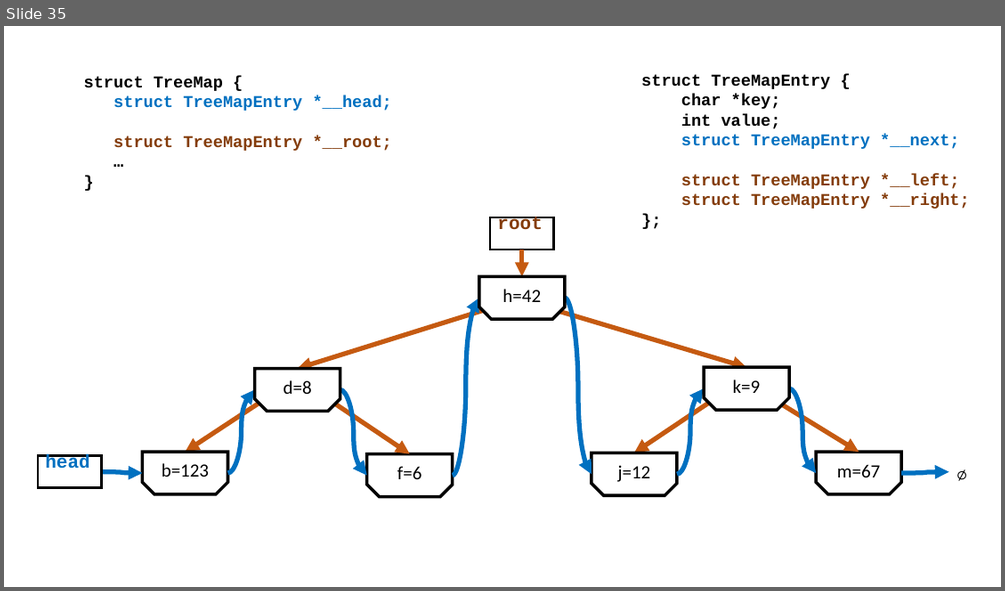
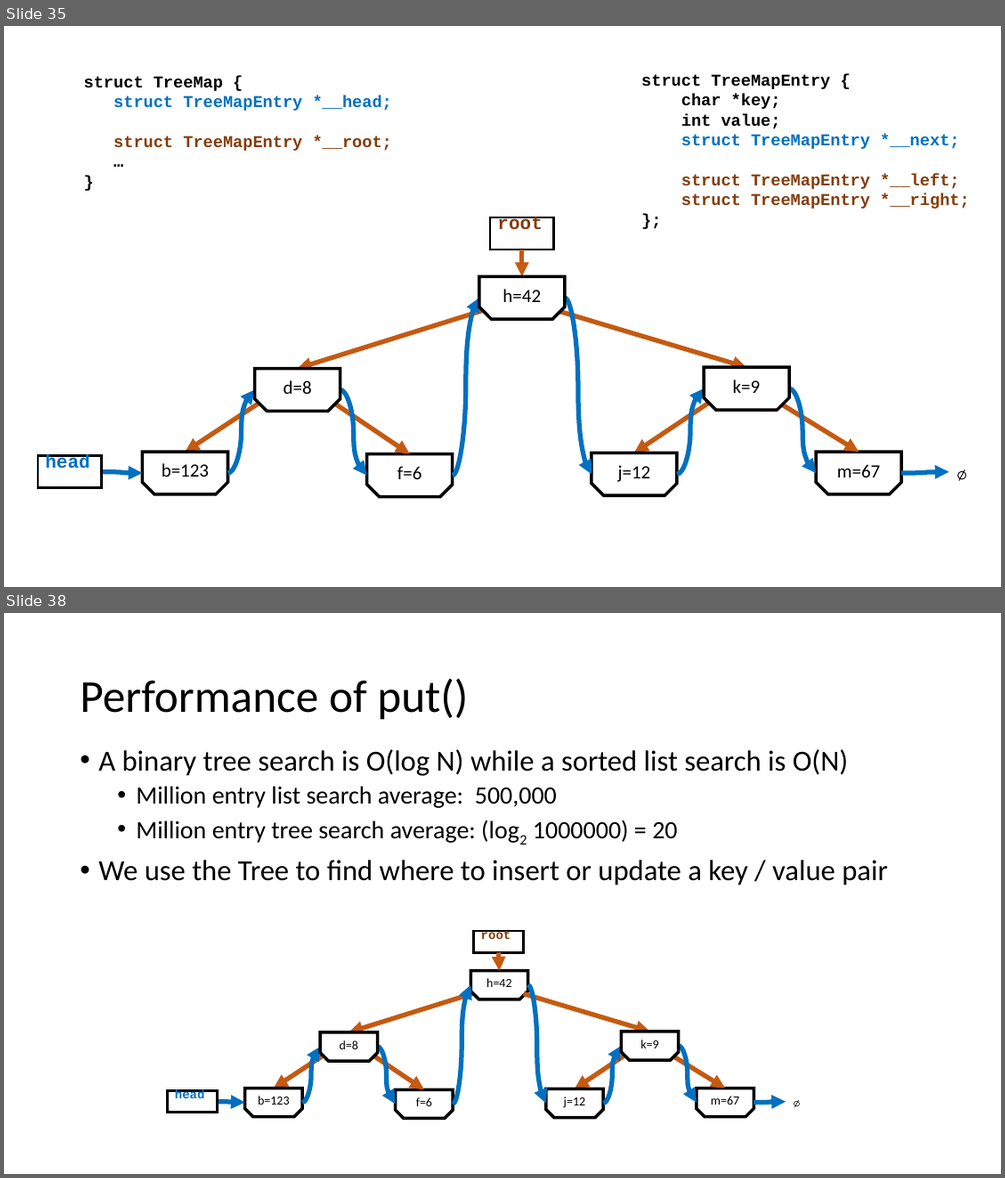
Before and after one commit to csev/cc4e, a slide deck: lectures/CC-05-Trees-Hash.pptx. Shown one above the other, each under a label of ours: slide 35 before the commit, slides 35 and 38 after it; the slides between them are not shown. The pictures are 1005x591 and 1005x1178 pixels, drawn with LibreOffice and Linux fonts; fonts in the diff are those of the drawing. Boxes give left, top, right and bottom in pixels: in the first picture for what was removed or moved away, otherwise in the second. Text is boxed around its words. In the diff, an @@ line names an element or a change of style, - is before the commit and + after.

```diff
--- a/lectures/CC-05-Trees-Hash.pptx
+++ b/lectures/CC-05-Trees-Hash.pptx
@@ slide 38 added at [4, 613, 1001, 1174], background #FFFFFF @@
@@ title added at [80, 678, 468, 720], 44 pt, text #000000 @@
+Performance of put()
@@ text added at [98, 749, 888, 885], 28 pt, text #000000 @@
+• A binary tree search is O(log N) while a sorted list search is O(N)
+  • Million entry list search average: 500,000
+  • Million entry tree search average: (log2 1000000) = 20
+• We use the Tree to find where to insert or update a key / value pair
@@ group added at [168, 931, 802, 1118]: 8 curved arrows, 7 arrows, 7 snip same rects, 2 rectangles, 1 text @@
+h=42
+b=123
+f=6
+j=12
+m=67
+head
+∅
+k=9
+d=8
+root
```
Also in this commit, not shown: 10 slides changed, 33 other slides added.
